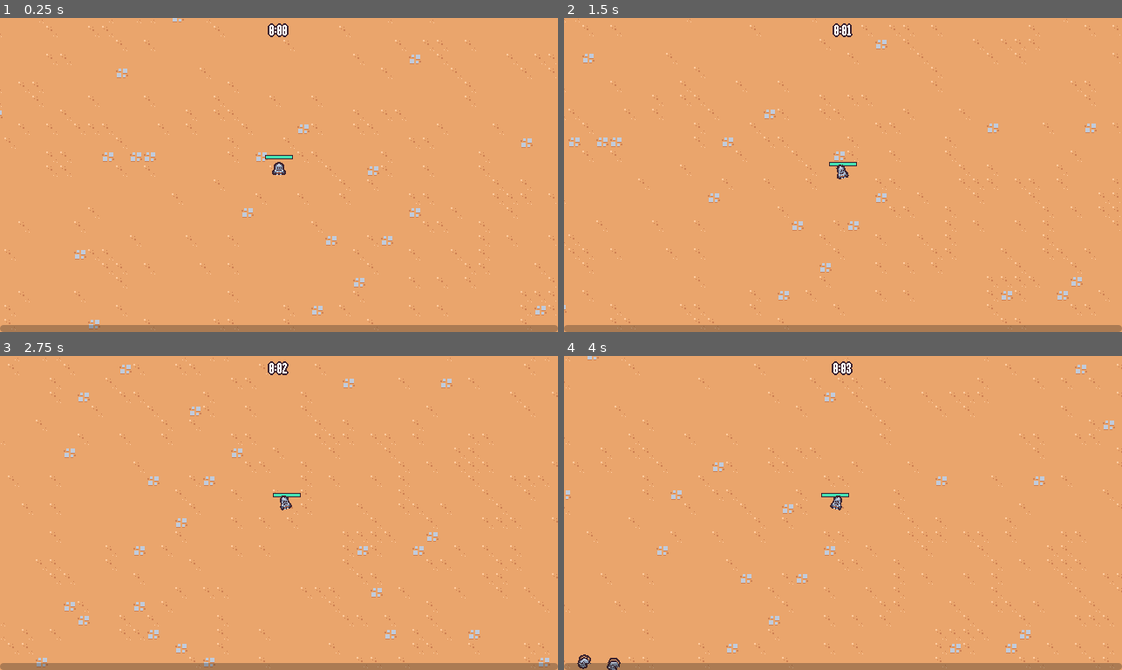
Above: before the commit, frames 1-4 (two rows, left to right).
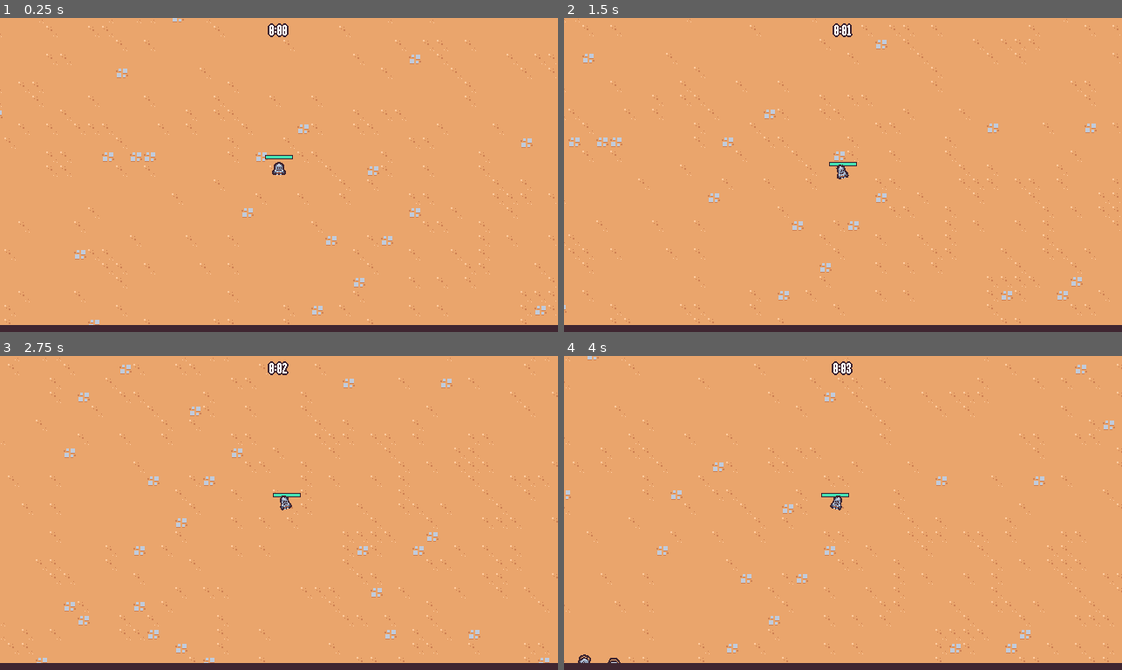
Above: after the commit, the same moments.

Repository: Marllon-Freitas/rogue-like-style-game
Game: Godot game, scene res://scenes/main/main.tscn
Same seed, same stepped clock (60 frames per second), same inputs: the game is played once before the commit and once after it.
Inputs (mouse positions are in pixels of both pictures, inside the frame that each line leads up to):
- Up to frame 1 (0.25 s): no input
- Up to frame 2 (1.5 s): tap Enter at 0.5 s; move the mouse to (965, 159) at 0.52 s; press the mouse at (965, 159) at 0.53 s; hold D (move_right) 0.53-1.28 s; move the mouse to (731, 190) at 1.27 s; release the mouse at (731, 190) at 1.28 s; hold S (move_down) from 1.28 s (still down); click (731, 190) at 1.35 s
- Up to frame 3 (2.75 s): move the mouse to (334, 443) at 2.02 s; release S (move_down) at 2.03 s; press the mouse at (334, 443) at 2.03 s; hold D (move_right) from 2.03 s (still down)
- Up to frame 4 (4 s): move the mouse to (815, 575) at 2.77 s; release D (move_right) at 2.78 s; release the mouse at (815, 575) at 2.78 s; hold W (move_up) 2.78-3.53 s; click (815, 575) at 2.85 s; move the mouse to (1010, 560) at 3.52 s; press the mouse at (1010, 560) at 3.53 s; hold A (move_left) from 3.53 s (still down)

The runs differ from the first frame. In frame 1, 2.2% of the frame differs, in the area x 0-100%, y 97-100%; in frame 2, 2.2%; in frame 3, 2.2%; in frame 4, 2.2%.

Commit message:
feat: improving experience bar visuals

Diff:
--- a/resources/theme/theme.tres
+++ b/resources/theme/theme.tres
@@ -23,6 +23,9 @@
 texture_margin_bottom = 3.0
 region_rect = Rect2(2, 1, 16, 16)
 
+[sub_resource type="StyleBoxFlat" id="StyleBoxFlat_n1lqo"]
+bg_color = Color(0.247059, 0.14902, 0.192157, 1)
+
 [resource]
 default_font = ExtResource("1_g6mhl")
 default_font_size = 16
@@ -30,3 +33,4 @@
 AlternatePanelContainer/styles/panel = SubResource("StyleBoxTexture_2e1sn")
 Label/constants/line_spacing = 0
 PanelContainer/styles/panel = SubResource("StyleBoxTexture_x282y")
+ProgressBar/styles/background = SubResource("StyleBoxFlat_n1lqo")
--- a/scenes/game_object/player/player.tscn
+++ b/scenes/game_object/player/player.tscn
@@ -91,9 +91,6 @@
 "walk": SubResource("Animation_kit18")
 }
 
-[sub_resource type="StyleBoxFlat" id="StyleBoxFlat_n1lqo"]
-bg_color = Color(0.247059, 0.14902, 0.192157, 1)
-
 [sub_resource type="StyleBoxFlat" id="StyleBoxFlat_djrwd"]
 bg_color = Color(0.262745, 0.882353, 0.701961, 1)
 border_width_left = 1
@@ -138,7 +135,6 @@
 offset_right = 16.0
 offset_bottom = -18.0
 pivot_offset = Vector2(16, 2.5)
-theme_override_styles/background = SubResource("StyleBoxFlat_n1lqo")
 theme_override_styles/fill = SubResource("StyleBoxFlat_djrwd")
 max_value = 1.0
 value = 0.5
--- a/scenes/ui/experience_bar.tscn
+++ b/scenes/ui/experience_bar.tscn
@@ -1,6 +1,14 @@
-[gd_scene load_steps=2 format=3 uid="uid://dwjnoligj8pfi"]
+[gd_scene load_steps=3 format=3 uid="uid://dwjnoligj8pfi"]
 
 [ext_resource type="Script" path="res://scenes/ui/experience_bar.gd" id="1_0p17g"]
+
+[sub_resource type="StyleBoxFlat" id="StyleBoxFlat_vevpc"]
+bg_color = Color(0, 0.6, 0.858824, 1)
+border_width_left = 2
+border_width_top = 2
+border_width_right = 2
+border_width_bottom = 2
+border_color = Color(0.8, 0.8, 0.8, 0)
 
 [node name="ExperienceBar" type="CanvasLayer"]
 script = ExtResource("1_0p17g")
@@ -18,6 +26,7 @@
 layout_mode = 2
 size_flags_vertical = 8
 mouse_filter = 2
+theme_override_styles/fill = SubResource("StyleBoxFlat_vevpc")
 max_value = 1.0
 value = 0.5
 show_percentage = false
Not shown: 1 places in resources/theme/theme.tres that only renumber resources
Not shown: 1 places in scenes/game_object/player/player.tscn that only renumber resources
